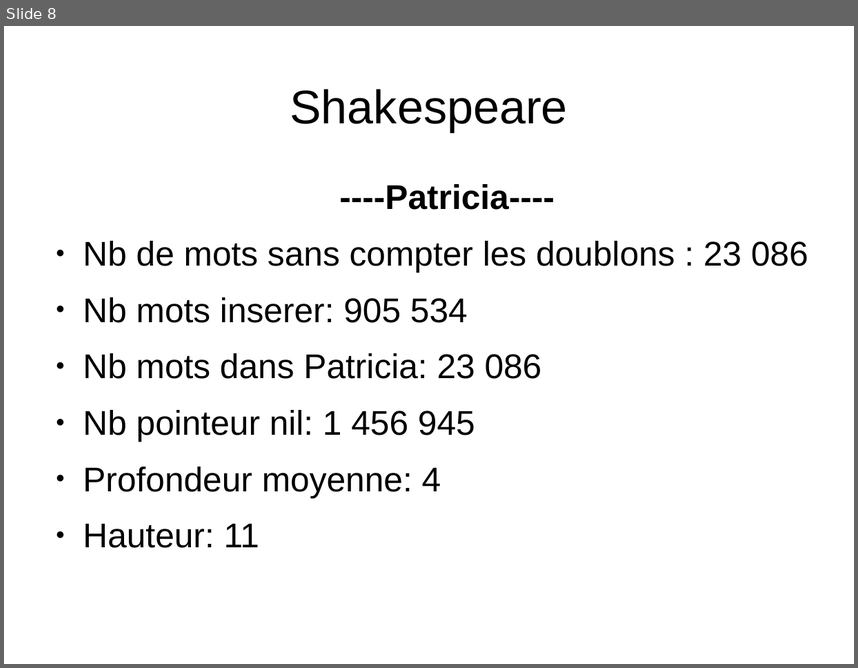
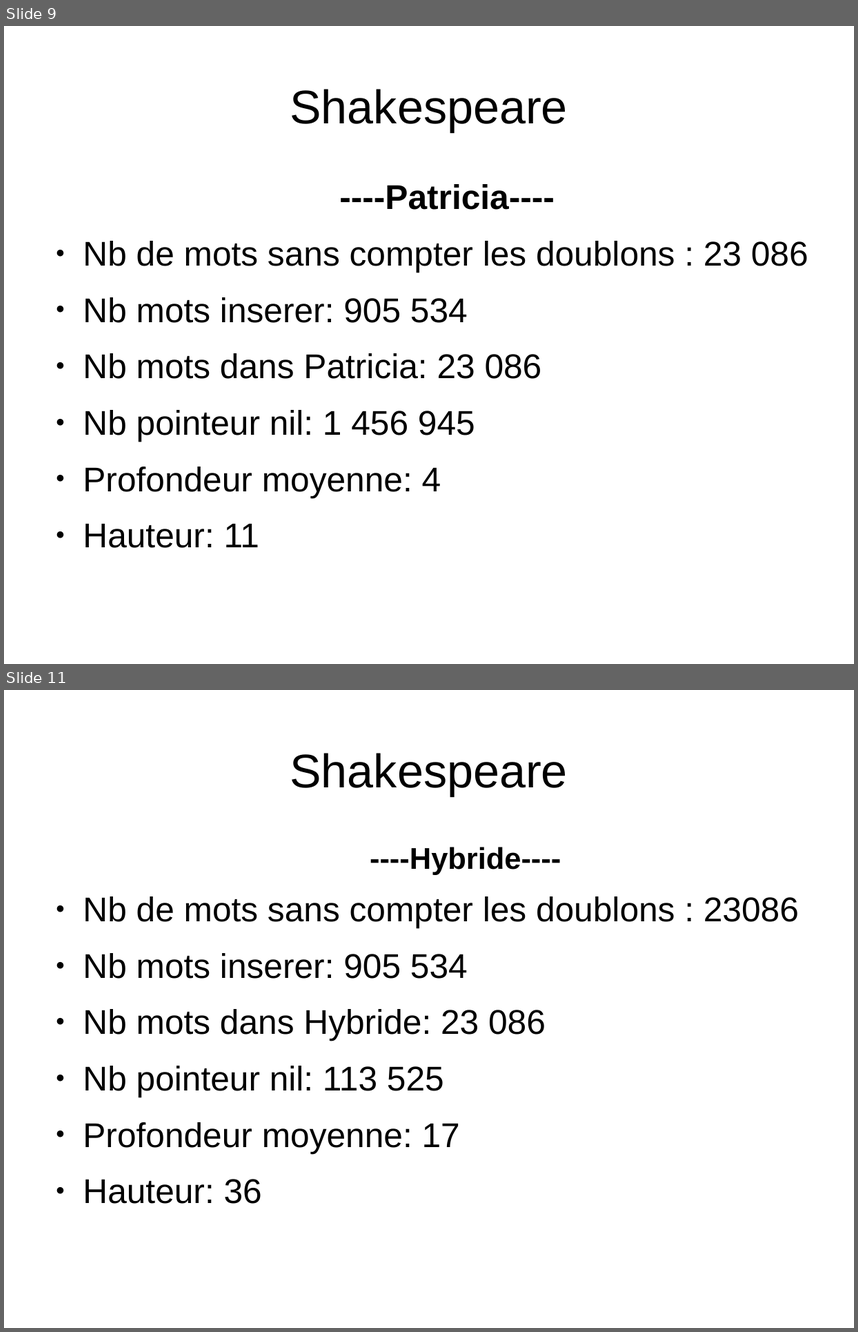
Before and after one commit to chao450/ProjetALGAV, a slide deck: DiapoProjet.odp. Shown one above the other, each under a label of ours: slide 8 before the commit, slides 9 and 11 after it; the slides between them are not shown. The pictures are 858x668 and 858x1332 pixels, drawn with LibreOffice and Linux fonts; fonts in the diff are those of the drawing. Boxes give left, top, right and bottom in pixels: in the first picture for what was removed or moved away, otherwise in the second. Text is boxed around its words. In the diff, an @@ line names an element or a change of style, - is before the commit and + after.

```diff
--- a/DiapoProjet.odp
+++ b/DiapoProjet.odp
@@ slide 11 added at (4,690,854,1328), background #FFFFFF @@
@@ title added at (290,753,567,796), 44 pt, text #000000 @@
+Shakespeare
@@ text added at (83,847,799,1203), 32 pt, text #000000 @@
+  ----Hybride----
+● Nb de mots sans compter les doublons : 23086
+● Nb mots inserer: 905 534
+● Nb mots dans Hybride: 23 086
+● Nb pointeur nil: 113 525
+● Profondeur moyenne: 17
+● Hauteur: 36
@@ what was slide 8 is now slide 9 @@
```
Also in this commit, not shown: 3 slides changed, 3 other slides added, 1 slide removed, 2 other files.
